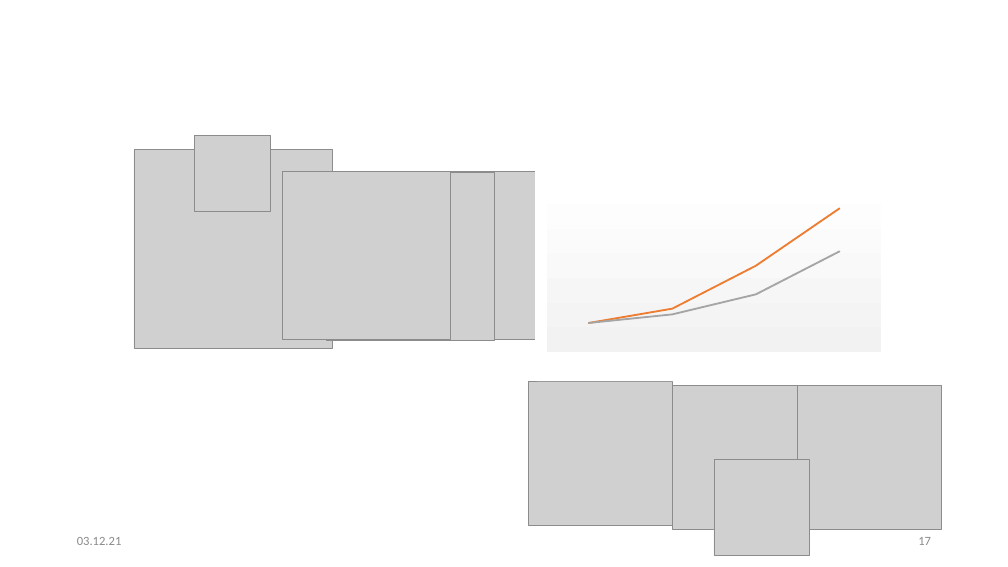
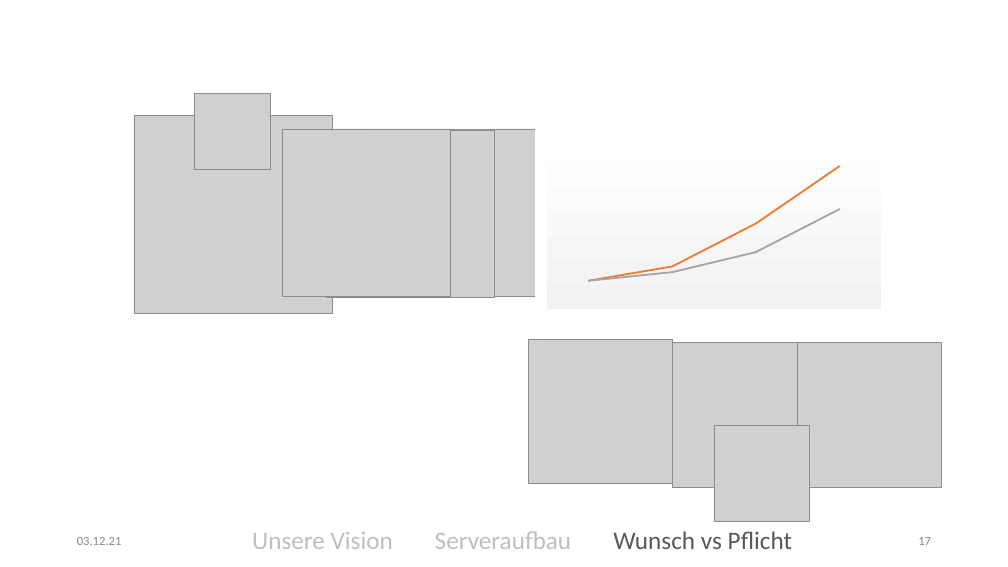
Before and after one commit to kittyahy/PSEAppGruppe2, a slide deck: slide 17 of Praesentationen/01-Definitionsphase/Präsentation.pptx. Drawn at 1008x567 pixels with LibreOffice and Linux fonts; fonts in the diff are those of the drawing; grey boxes stand for pictures; background and template pictures are left out. Boxes give left, top, right and bottom in pixels: in the first picture for what was removed or moved away, otherwise in the second. Text is boxed around its words. In the diff, an @@ line names an element or a change of style, - is before the commit and + after.

```diff
--- a/Praesentationen/01-Definitionsphase/Präsentation.pptx
+++ b/Praesentationen/01-Definitionsphase/Präsentation.pptx
@@ picture: place and size @@
-picture at box(134, 150, 332, 348)
+picture at box(134, 116, 332, 314)
@@ 2 pictures, 1 line chart: place and size @@
-2 pictures, 1 line chart at box(283, 150, 889, 374)
+2 pictures, 1 line chart at box(283, 107, 889, 331)
@@ 5 pictures, 1 line chart: place and size @@
-5 pictures, 1 line chart at box(195, 136, 942, 529)
+5 pictures, 1 line chart at box(195, 94, 942, 487)
@@ picture: place and size @@
-picture at box(714, 460, 810, 556)
+picture at box(714, 426, 810, 522)
@@ text added at box(252, 532, 393, 549), 24 pt, text #BFBFBF @@
+Unsere Vision
@@ text added at box(435, 531, 571, 549), 24 pt, text #BFBFBF @@
+Serveraufbau
@@ text added at box(613, 531, 792, 549), 24 pt, text #595959 @@
+Wunsch vs Pflicht
```
Also in this commit, not shown: 16 other slides changed.
